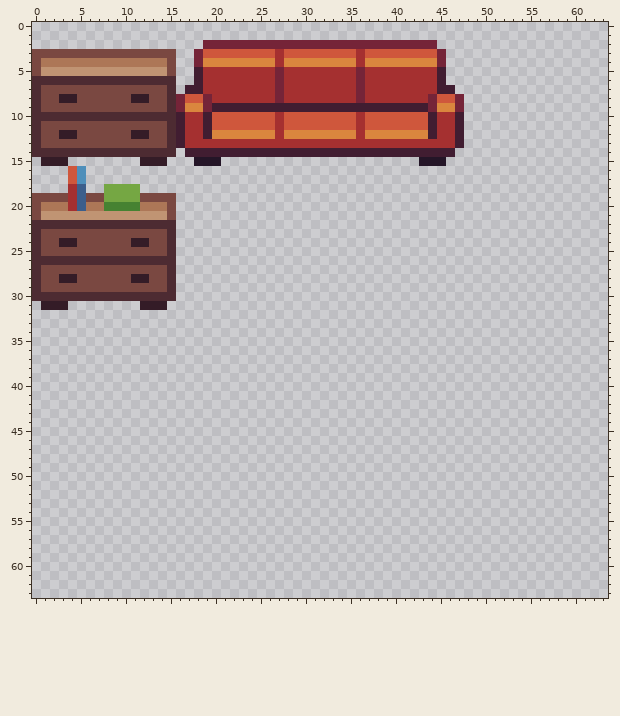
Pixel-art sprite -- Assets/Sprites/Furnitures.png. The picture above was drawn from the file before the commit.
The file is 64x64 pixels.
Once edited:
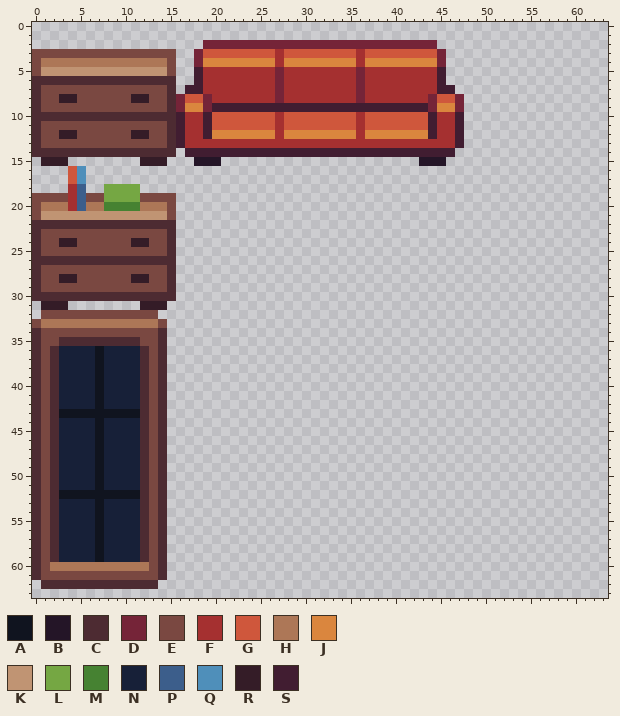
Palette (. is transparent): A #10141f  B #241527  C #4d2b32  D #752438  E #7a4841  F #a53030  G #cf573c  H #ad7757  J #da863e  K #c09473  L #75a743  M #468232  N #172038  P #3c5e8b  Q #4f8fba  R #341c27  S #411d31
The exact change:
Colour A is added in rows 36 to 42 at x 7; in row 43 at x 3 to 11; in rows 44 to 51 at x 7; in row 52 at x 3 to 11; in rows 53 to 59 at x 7.
Colour C is added in row 34 at x 0 and 14; in row 35 at x 0, 3 to 11 and 14; in rows 36 to 59 at x 0, 2, 12 and 14; in rows 60 to 61 at x 0 and 14; in row 62 at x 1 to 13.
Colour E is added in row 32 at x 1 to 13; in row 33 at x 0 and 14; in row 34 at x 1 to 13; in row 35 at x 1 to 2 and 12 to 13; in rows 36 to 60 at x 1 and 13; in row 61 at x 1 to 13.
Colour H is added in row 33 at x 1 to 13; in row 60 at x 2 to 12.
Colour N is added in rows 36 to 42 at x 3 to 6 and 8 to 11; in rows 44 to 51 at x 3 to 6 and 8 to 11; in rows 53 to 59 at x 3 to 6 and 8 to 11.
Where, in picture pixels (left, top, right, bottom), the same in both pictures:
added: (32, 310, 167, 589)
